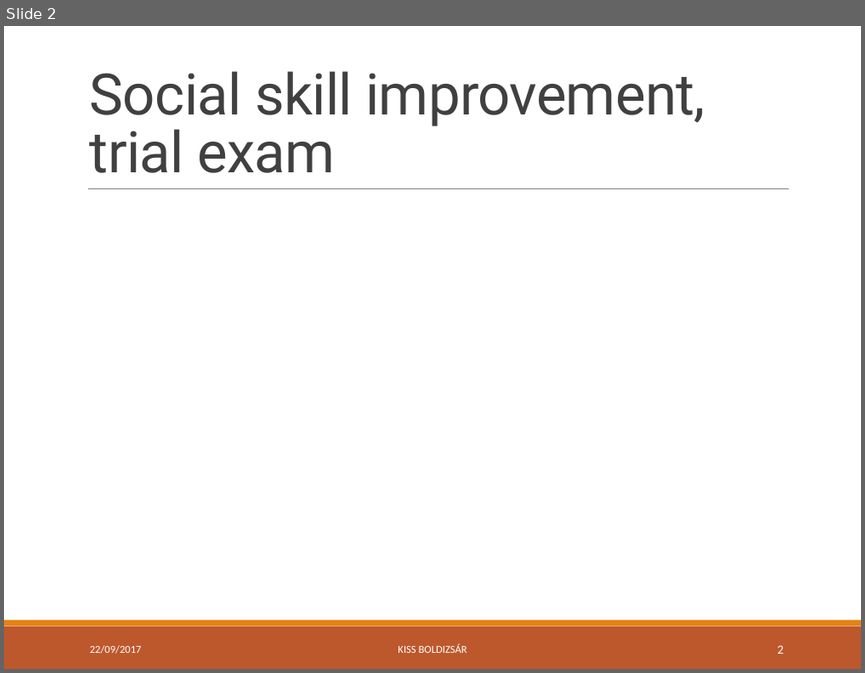
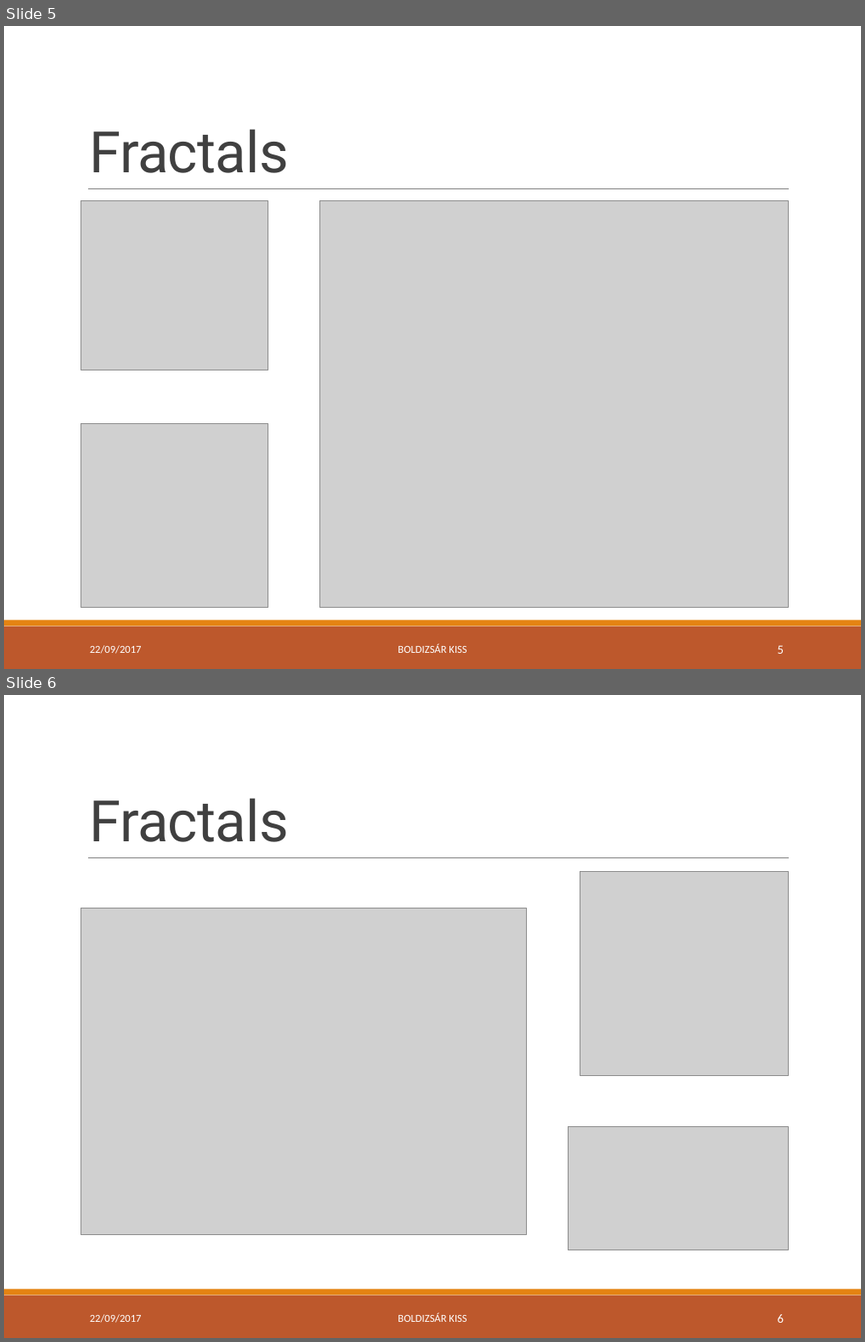
Before and after one commit to green-fox-academy/bpo106, a slide deck: week03/day05/demo/ppt-w03.pptx. Shown one above the other, each under a label of ours: slide 2 before the commit, slides 5 and 6 after it. The pictures are 865x673 and 865x1342 pixels, drawn with LibreOffice and Linux fonts; fonts in the diff are those of the drawing; grey boxes stand for pictures. Boxes give left, top, right and bottom in pixels: in the first picture for what was removed or moved away, otherwise in the second. Text is boxed around its words. In the diff, an @@ line names an element or a change of style, - is before the commit and + after.

```diff
--- a/week03/day05/demo/ppt-w03.pptx
+++ b/week03/day05/demo/ppt-w03.pptx
@@ slide 6 added at box(4, 695, 861, 1338), background #FFFFFF; not listed: 3 template elements that a slide beside it also shows @@
@@ title added at box(90, 798, 289, 842), 48 pt, text #404040 @@
+Fractals
@@ picture added at box(579, 872, 788, 1076) @@
@@ picture added at box(81, 908, 527, 1234) @@
@@ picture added at box(568, 1126, 788, 1249) @@
@@ text added at box(90, 1314, 142, 1322), 9 pt, text #FFFFFF @@
+22/09/2017
@@ text added at box(398, 1312, 466, 1321), 9 pt, text #FFFFFF @@
+BOLDIZSÁR KISS
@@ page number added at box(778, 1314, 783, 1322), 10.5 pt, text #FFFFFF @@
+6
@@ what was slide 2 is now slide 5 @@
@@ slide 5 changed as well @@
@@ title at box(90, 129, 289, 173): text changed @@
-Social skill improvement, trial exam
+Fractals
@@ picture added at box(81, 201, 268, 369) @@
@@ picture added at box(319, 201, 788, 607) @@
@@ picture added at box(81, 424, 268, 607) @@
@@ text at box(398, 643, 466, 652): text changed @@
-KISS BOLDIZSÁR
+BOLDIZSÁR KISS
@@ page number at box(778, 645, 783, 653): text changed @@
-2
+5
```
Also in this commit, not shown: 5 other slides changed, 2 other slides added.
